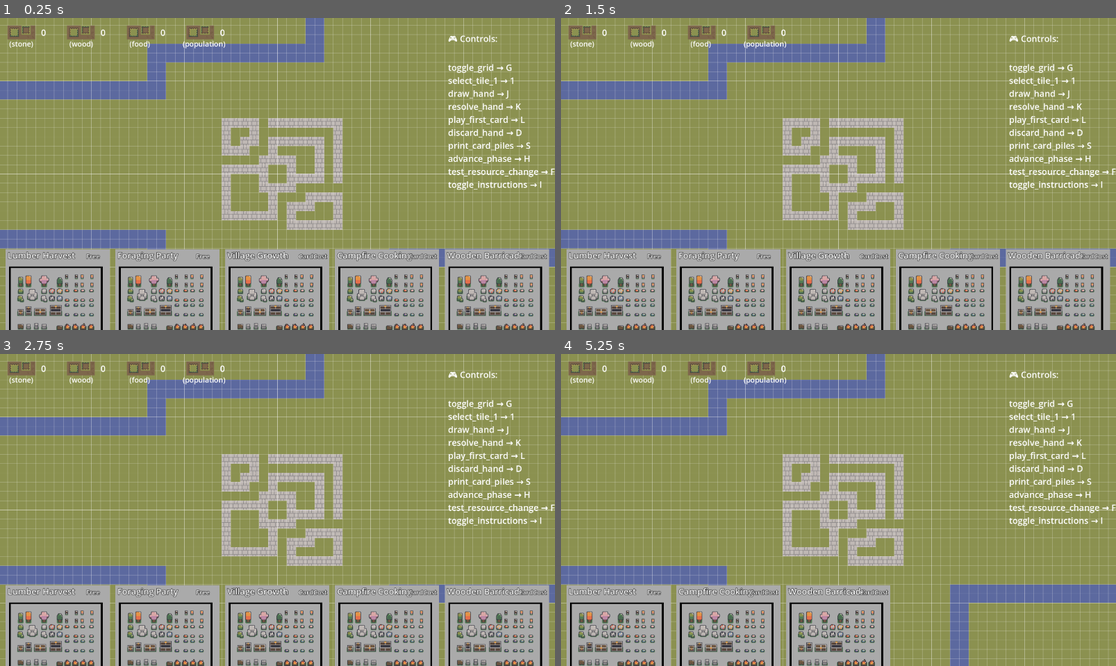
Above: before the commit, frames 1-4 (two rows, left to right).
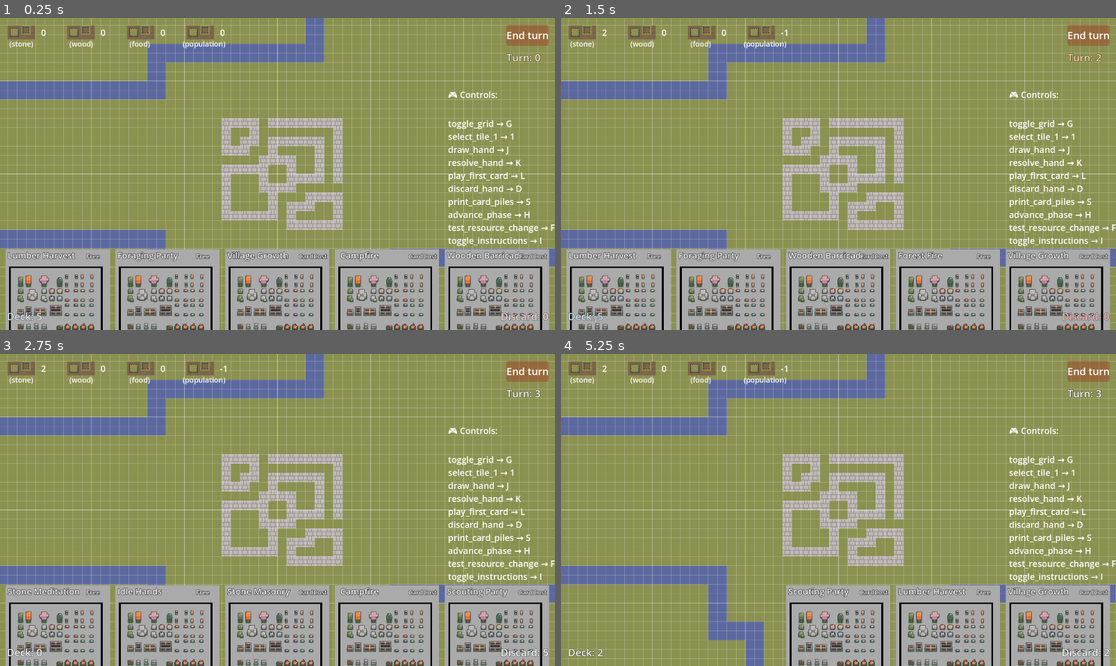
Above: after the commit, the same moments.

Repository: DawoodBhatti/wanna-jam-2025
Game: Godot game, scene res://scenes + scripts/main.tscn
Two runs of this game, one before a commit and one after it. Both use one fixed random seed, a clock stepped at 60 frames per second and the inputs below.
Inputs (mouse positions are in pixels of both pictures, inside the frame that each line leads up to):
- Up to frame 1 (0.25 s): no input
- Up to frame 2 (1.5 s): click (1088, 36) at 0.5 s, where only the run after the commit has a clickable "End turn"; click (1088, 36) at 1.25 s, where only the run after the commit has a clickable "End turn"
- Up to frame 3 (2.75 s): click (527, 372) at 2 s, where only the run after the commit has a clickable "End turn"
- Up to frame 4 (5.25 s): tap Enter at 2.75, 4.25 s; drag from (577, 594) to (894, 441) at 2.77 s; tap Space at 3.5 s; drag from (683, 594) to (810, 572) at 3.52 s; move the mouse to (577, 594) at 4.27 s; tap J (draw_hand) at 4.35 s; click (577, 594) at 4.42 s; tap L (play_first_card) at 4.55 s; drag from (683, 594) to (672, 463) at 5.02 s

The runs differ from the first frame. In frame 1, 3.5% of the frame differs, in the area x 1-100%, y 2-98%; in frame 2, 4.0%; in frame 3, 4.3%; in frame 4, 23%, in the area x 1-100%, y 2-100%.

Commit message:
added hud info

Diff:
--- a/project.godot
+++ b/project.godot
@@ -18,11 +18,13 @@
 
 Gamestate="*res://singletons/game_state.gd"
 Resources="*res://singletons/resources.gd"
+Debug="*res://singletons/debug.gd"
 
 [display]
 
 window/size/viewport_width=1920
 window/size/viewport_height=1080
+window/size/mode=2
 
 [input]
 
--- a/scenes + scripts/CardTemplate/border_shader.gdshader
+++ b/scenes + scripts/CardTemplate/border_shader.gdshader
@@ -2,13 +2,16 @@
 
 uniform float border_size = 0.02; // relative to UV space
 uniform vec4 border_color : source_color = vec4(0.0, 0.0, 0.0, 0.4);
+uniform float fade : hint_range(0.0, 1.0) = 1.0; // 🔹 new fade control
 
 void fragment() {
 	vec2 uv = UV;
 	if (uv.x < border_size || uv.x > 1.0 - border_size ||
 	    uv.y < border_size || uv.y > 1.0 - border_size) {
 		COLOR = border_color;
+		COLOR.a *= fade; // apply fade to border
 	} else {
 		COLOR = texture(TEXTURE, uv);
+		COLOR.a *= fade; // apply fade to main texture
 	}
 }
--- a/scenes + scripts/CardTemplate/card_template.gd
+++ b/scenes + scripts/CardTemplate/card_template.gd
@@ -1,17 +1,12 @@
 extends Control
-
-#this script is a template for individual cards
-#it specifies the contents of the card (such as title, cost, etc)
-#and describes the movements and behaviour also
 
 signal card_clicked(card_data: Dictionary)
 
 var card_data: Dictionary
-var hover_offset := Vector2(0, -200)
-var original_position := Vector2.ZERO
-var tween: Tween  # created via create_tween()
+var hover_offset: Vector2 = Vector2(0, -200)
+var original_position: Vector2 = Vector2.ZERO
+var tween: Tween
 var interactable: bool = true
-
 
 func _ready() -> void:
 	original_position = position
@@ -19,7 +14,6 @@
 	connect("mouse_entered", Callable(self, "_on_mouse_entered"))
 	connect("mouse_exited", Callable(self, "_on_mouse_exited"))
 	connect("gui_input", Callable(self, "_on_gui_input"))
-
 
 func populate(data: Dictionary) -> void:
 	card_data = data
@@ -33,46 +27,78 @@
 		else:
 			$CardCost.text = str(data.cost) + " Cost"
 
-
 	if data.has("image_path"):
 		if data.image_path != "":
-			var tex := load(data.image_path)
+			var tex: Resource = load(data.image_path)
 			if tex is Texture2D:
 				$CardImage.texture = tex
 
+	# Ensure the material is unique per instance (prevents cross-card fading)
+	if $CardImage.material is ShaderMaterial:
+		var sm: ShaderMaterial = $CardImage.material
+		$CardImage.material = sm.duplicate(true)
+
 	print("Card populated:", data.name)
 
-
-func _on_mouse_entered():
+func _on_mouse_entered() -> void:
 	if tween:
 		tween.kill()
 	tween = create_tween()
 	tween.tween_property(self, "position", original_position + hover_offset, 0.5)
 	z_index = 1
 
-
-func _on_mouse_exited():
+func _on_mouse_exited() -> void:
 	if tween:
 		tween.kill()
 	tween = create_tween()
 	tween.tween_property(self, "position", original_position, 0.5)
 	z_index = 0
 
-
 func _on_gui_input(event: InputEvent) -> void:
 	if not interactable:
 		return
-	if event is InputEventMouseButton and event.pressed and event.button_index == MOUSE_BUTTON_LEFT:
-		print("Card clicked:", card_data.name)
-		emit_signal("card_clicked", card_data)
-
+	if event is InputEventMouseButton:
+		var mb: InputEventMouseButton = event
+		if mb.pressed and mb.button_index == MOUSE_BUTTON_LEFT:
+			print("Card clicked:", card_data.name)
+			emit_signal("card_clicked", card_data)
 
 func set_interactable(value: bool) -> void:
 	interactable = value
-	# Visual feedback and input gating
 	if interactable:
 		mouse_filter = Control.MOUSE_FILTER_PASS
 		modulate = Color(1, 1, 1)
 	else:
 		mouse_filter = Control.MOUSE_FILTER_IGNORE
 		modulate = Color(0.8, 0.8, 0.8)
+
+func fade_out(duration: float = 0.4) -> void:
+	set_interactable(false)
+	mouse_filter = Control.MOUSE_FILTER_IGNORE
+
+	var ft: Tween = create_tween()
+
+	# Fade entire Control
+	ft.tween_property(self, "modulate:a", 0.0, duration) \
+		.set_trans(Tween.TRANS_SINE) \
+		.set_ease(Tween.EASE_OUT)
+
+	# Fade shader uniform (assumes your shader has: uniform float fade = 1.0;)
+	var mat: Material = $CardImage.material
+	if mat is ShaderMaterial:
+		var sm: ShaderMaterial = mat
+		var start_fade: float = 1.0
+		# Try to read current value if present; if not, start from 1.0
+		var current : float = sm.get_shader_parameter("fade")
+		if typeof(current) == TYPE_FLOAT:
+			start_fade = float(current)
+
+		ft.parallel().tween_method(
+			func(v: float) -> void:
+				if is_instance_valid(sm):
+					sm.set_shader_parameter("fade", v),
+			start_fade, 0.0, duration
+		).set_trans(Tween.TRANS_SINE) \
+		.set_ease(Tween.EASE_OUT)
+
+	ft.tween_callback(Callable(self, "queue_free"))
--- a/scenes + scripts/CardTemplate/card_template.tscn
+++ b/scenes + scripts/CardTemplate/card_template.tscn
@@ -10,6 +10,7 @@
 shader = ExtResource("2_805uf")
 shader_parameter/border_size = 0.02
 shader_parameter/border_color = Color(0, 0, 0, 1)
+shader_parameter/fade = 1.0
 
 [node name="CardTemplate" type="Control"]
 layout_mode = 3
--- a/scenes + scripts/DeckManager/deck.gd
+++ b/scenes + scripts/DeckManager/deck.gd
@@ -76,7 +76,7 @@
 	},
 
 	{
-		"name": "Campfire Cooking",
+		"name": "Campfire",
 		"description": "Spend 2 wood to gain 3 food.",
 		"cost": { "wood": 2 },
 		"image_path": "",
--- a/scenes + scripts/HUD/discard_pile.gd
+++ b/scenes + scripts/HUD/discard_pile.gd
@@ -1,14 +1,24 @@
-extends Control
+extends Label
 
 @onready var game_state := get_node("/root/Gamestate")
+@onready var tween := create_tween()
 
 func _ready() -> void:
 	game_state.connect("piles_changed", Callable(self, "_on_piles_changed"))
 
+	# Outline styling
+	var font := ThemeDB.fallback_font
+	add_theme_font_override("font", font)
+	add_theme_constant_override("outline_size", 3)
+	add_theme_color_override("font_outline_color", Color.BLACK)
+	add_theme_color_override("font_color", Color.WHITE)
+
 func _on_piles_changed(_deck_size: int, _hand_size: int, discard_size: int) -> void:
-	if discard_size <= 0:
-		print("nothing in discard pile")
-		visible = false
-	else:
-		print(str(discard_size) + " cards in discard pile")
-		visible = true
+	text = "Discard: " + str(discard_size)
+	visible = true
+
+	# Flash red
+	add_theme_color_override("font_color", Color("#ff4444"))
+	tween.kill()
+	tween = create_tween()
+	tween.tween_property(self, "theme_override_colors/font_color", Color.WHITE, 0.4).set_trans(Tween.TRANS_SINE).set_ease(Tween.EASE_OUT)
--- a/scenes + scripts/HUD/draw_pile.gd
+++ b/scenes + scripts/HUD/draw_pile.gd
@@ -1,14 +1,24 @@
-extends Control
+extends Label
 
 @onready var game_state := get_node("/root/Gamestate")
+@onready var tween := create_tween()
 
 func _ready() -> void:
 	game_state.connect("piles_changed", Callable(self, "_on_piles_changed"))
 
+	# Outline styling
+	var font := ThemeDB.fallback_font
+	add_theme_font_override("font", font)
+	add_theme_constant_override("outline_size", 3)
+	add_theme_color_override("font_outline_color", Color.BLACK)
+	add_theme_color_override("font_color", Color.WHITE)
+
 func _on_piles_changed(deck_size: int, _hand_size: int, _discard_size: int) -> void:
-	if deck_size <= 0:
-		print("nothing in draw pile")
-		visible = false
-	else:
-		print(str(deck_size) + " cards in draw pile")
-		visible = true
+	text = "Deck: " + str(deck_size)
+	visible = true
+
+	# Flash light blue
+	add_theme_color_override("font_color", Color("#88ccff"))
+	tween.kill()
+	tween = create_tween()
+	tween.tween_property(self, "theme_override_colors/font_color", Color.WHITE, 0.4).set_trans(Tween.TRANS_SINE).set_ease(Tween.EASE_OUT)
--- a/scenes + scripts/HUD/hand_display.gd
+++ b/scenes + scripts/HUD/hand_display.gd
@@ -1,4 +1,3 @@
-# HandDisplay.gd
 extends Control
 
 # Responsible for rendering the current hand based on signals
@@ -11,8 +10,12 @@
 var accepting_input: bool = true  # simple guard to avoid double plays
 
 func _ready() -> void:
+	# Listen to when the hand is drawn (replace all cards)
 	game_state.connect("hand_drawn", Callable(self, "_on_hand_drawn"))
+	# Listen to when the play phase changes (disable/enable interaction)
 	game_state.connect("play_phase_state_changed", Callable(self, "_on_play_phase_state_changed"))
+	# 🔹 NEW: Listen for played cards so we can fade/remove them
+	game_state.connect("card_played", Callable(self, "_on_card_played"))
 
 func _on_hand_drawn(hand: Array) -> void:
 	# Clear previous cards
@@ -52,3 +55,11 @@
 				child.mouse_filter = Control.MOUSE_FILTER_PASS
 			else:
 				child.mouse_filter = Control.MOUSE_FILTER_IGNORE
+
+# 🔹 NEW: Fades and removes the card that was just played
+func _on_card_played(card_data: Dictionary) -> void:
+	for child in get_children():
+		# Compare by dictionary reference – not value – so don’t duplicate card_data anywhere
+		if child.has_method("fade_out") and child.card_data == card_data:
+			child.fade_out()
+			break
--- a/scenes + scripts/HUD/hud.gd
+++ b/scenes + scripts/HUD/hud.gd
@@ -12,6 +12,7 @@
 @onready var discard_display := $DiscardPile
 @onready var deck_manager := get_node("/root/main/DeckManager")
 @onready var game_state := get_node("/root/Gamestate")  # Autoload singleton
+@onready var end_turn_button: Button = $EndTurn   # End Turn UI button
 
 
 func _ready() -> void:
@@ -21,8 +22,17 @@
 	Resources.food_changed.connect(_on_food_changed)
 	Resources.pop_changed.connect(_on_pop_changed)
 
+	# Wire up End Turn button
+	end_turn_button.connect("pressed", Callable(self, "_on_end_turn_pressed"))
+	_apply_end_turn_button_style()
+
+	# React to phase changes to show/enable button during Play phase only
+	if game_state:
+		game_state.connect("phase_changed", Callable(self, "_on_phase_changed"))
+
 	# Draw initial values
 	_refresh_all()
+
 
 func _refresh_all() -> void:
 	stone_label.text = str(Resources.stone_count)
@@ -30,14 +40,78 @@
 	food_label.text  = str(Resources.food_count)
 	pop_label.text   = str(Resources.pop_count)
 
+
 func _on_stone_changed(_amount: int) -> void:
 	stone_label.text = str(Resources.stone_count)
+
 
 func _on_wood_changed(_amount: int) -> void:
 	wood_label.text = str(Resources.wood_count)
 
+
 func _on_food_changed(_amount: int) -> void:
 	food_label.text = str(Resources.food_count)
 
+
 func _on_pop_changed(_amount: int) -> void:
 	pop_label.text = str(Resources.pop_count)
+
+
+func _on_end_turn_pressed() -> void:
+	# Tell GameState to move on from Play; prefer owned logic if available
+	if game_state and game_state.has_method("advance_phase"):
+		game_state.advance_phase()
+	else:
+		# Fallback: emit intention (if your flow listens for this)
+		if game_state and game_state.has_signal("play_phase_ended"):
+			game_state.emit_signal("play_phase_ended")
+
+
+func _on_phase_changed(new_phase: String) -> void:
+	# Only show/enable End Turn during the Play phase
+	var is_play := (new_phase == "Play")
+	end_turn_button.visible = is_play
+	end_turn_button.disabled = not is_play
+
+
+func _apply_end_turn_button_style() -> void:
+	end_turn_button.theme = null  # break from parent theme
+
+	# Colors
+	var red_bg := Color("#aa000746")      # deep red background
+	var red_text := Color("#aa0007e3")    # brighter red for hover/pressed text
+	var grey_bg := Color("#dddddd")       # light grey background
+	var faded_red := Color("#55002323")   # disabled background
+
+	# Normal: red background
+	var normal := StyleBoxFlat.new()
+	normal.bg_color = red_bg
+	normal.corner_radius_top_left = 8
+	normal.corner_radius_top_right = 8
+	normal.corner_radius_bottom_left = 8
+	normal.corner_radius_bottom_right = 8
+
+	# Hover + Pressed: grey background
+	var hover := normal.duplicate()
+	hover.bg_color = grey_bg
+
+	var pressed := normal.duplicate()
+	pressed.bg_color = grey_bg
+
+	# Disabled: faded red background
+	var disabled := normal.duplicate()
+	disabled.bg_color = faded_red
+
+	end_turn_button.add_theme_stylebox_override("normal", normal)
+	end_turn_button.add_theme_stylebox_override("hover", hover)
+	end_turn_button.add_theme_stylebox_override("pressed", pressed)
+	end_turn_button.add_theme_stylebox_override("disabled", disabled)
+
+	# Assign font so per-state colors are respected
+	end_turn_button.add_theme_font_override("font", ThemeDB.fallback_font)
+
+	# Font colors
+	end_turn_button.add_theme_color_override("font_color", Color.WHITE)         # normal: white text on red
+	end_turn_button.add_theme_color_override("font_hover_color", red_text)      # hover: bright red text on grey
+	end_turn_button.add_theme_color_override("font_pressed_color", red_text)    # pressed: bright red text on grey
+	end_turn_button.add_theme_color_override("font_disabled_color", Color(1, 1, 1, 0.5))  # faded white
--- a/scenes + scripts/HUD/hud.tscn
+++ b/scenes + scripts/HUD/hud.tscn
@@ -7,6 +7,10 @@
 [ext_resource type="Script" uid="uid://bl8wgbcjrsla7" path="res://scenes + scripts/HUD/instructions.gd" id="5_58rnq"]
 [ext_resource type="Script" uid="uid://dh7m55h51dvxu" path="res://scenes + scripts/HUD/draw_pile.gd" id="5_ra8vo"]
 [ext_resource type="Script" uid="uid://bnoxxb1vb7bxp" path="res://scenes + scripts/HUD/discard_pile.gd" id="6_ra8vo"]
+[ext_resource type="Script" uid="uid://cwvi4nwn1ny8l" path="res://scenes + scripts/HUD/turn_display.gd" id="8_lepeq"]
+
+[sub_resource type="StyleBoxFlat" id="StyleBoxFlat_63m42"]
+bg_color = Color(0.666667, 0, 0.027451, 0.890196)
 
 [node name="HUD" type="CanvasLayer"]
 script = ExtResource("1_k4j4e")
@@ -102,13 +106,16 @@
 
 [node name="Instructions" type="Label" parent="."]
 unique_name_in_owner = true
-anchors_preset = 1
+anchors_preset = 6
 anchor_left = 1.0
+anchor_top = 0.5
 anchor_right = 1.0
+anchor_bottom = 0.5
 offset_left = -327.0
-offset_top = 50.0
-offset_bottom = 182.0
+offset_top = -66.0
+offset_bottom = 66.0
 grow_horizontal = 0
+grow_vertical = 2
 theme_override_font_sizes/font_size = 30
 text = "hi :)
 i've got lots to share :))
@@ -133,25 +140,58 @@
 script = ExtResource("4_k4j4e")
 card_template_scene = ExtResource("5_52xwl")
 
-[node name="DrawPile" type="Control" parent="."]
-layout_mode = 3
+[node name="DrawPile" type="Label" parent="."]
 anchors_preset = 2
 anchor_top = 1.0
 anchor_bottom = 1.0
-offset_top = -272.0
-offset_right = 336.0
+offset_left = 24.0
+offset_top = -72.0
+offset_right = 142.0
+offset_bottom = -23.0
 grow_vertical = 0
+theme_override_font_sizes/font_size = 35
+text = "deck: 0"
 script = ExtResource("5_ra8vo")
 
-[node name="DiscardPile" type="Control" parent="."]
-layout_mode = 3
+[node name="DiscardPile" type="Label" parent="."]
 anchors_preset = 3
 anchor_left = 1.0
 anchor_top = 1.0
 anchor_right = 1.0
 anchor_bottom = 1.0
-offset_left = -336.0
-offset_top = -272.0
+offset_left = -184.0
+offset_top = -72.0
+offset_right = -22.0
+offset_bottom = -23.0
 grow_horizontal = 0
 grow_vertical = 0
+theme_override_font_sizes/font_size = 35
+text = "discard: 0"
 script = ExtResource("6_ra8vo")
+
+[node name="EndTurn" type="Button" parent="."]
+anchors_preset = 1
+anchor_left = 1.0
+anchor_right = 1.0
+offset_left = -168.0
+offset_top = 24.0
+offset_right = -22.0
+offset_bottom = 96.0
+grow_horizontal = 0
+theme_override_constants/outline_size = 0
+theme_override_font_sizes/font_size = 35
+theme_override_styles/normal = SubResource("StyleBoxFlat_63m42")
+text = "End turn"
+
+[node name="TurnDisplay" type="Label" parent="."]
+anchors_preset = 1
+anchor_left = 1.0
+anchor_right = 1.0
+offset_left = -168.0
+offset_top = 112.0
+offset_right = -50.0
+offset_bottom = 161.0
+grow_horizontal = 0
+theme_override_font_sizes/font_size = 35
+text = "Turn: 0"
+script = ExtResource("8_lepeq")
--- /dev/null
+++ b/scenes + scripts/HUD/turn_display.gd
@@ -0,0 +1,39 @@
+extends Label
+
+@onready var game_state: GameState = get_node("/root/Gamestate")
+var tween: Tween
+
+func _ready() -> void:
+	# Listen for turn number changes
+	game_state.connect("turn_ended", Callable(self, "_on_turn_ended"))
+	game_state.connect("game_started", Callable(self, "_on_game_started"))
+
+	# Basic styling (match DrawPile)
+	var font := ThemeDB.fallback_font
+	add_theme_font_override("font", font)
+	add_theme_constant_override("outline_size", 3)
+	add_theme_color_override("font_outline_color", Color.BLACK)
+	add_theme_color_override("font_color", Color.WHITE)
+
+func _on_game_started() -> void:
+	_update_turn_label(game_state.current_turn)
+
+func _on_turn_ended(turn_number: int) -> void:
+	# turn_number is the one that just ended, so display the *next* turn
+	_update_turn_label(turn_number + 1)
+
+func _update_turn_label(turn_number: int) -> void:
+	text = "Turn: " + str(turn_number)
+	visible = true
+
+	# Flash orange
+	add_theme_color_override("font_color", Color("#ff9900"))  # bright orange
+	if tween:
+		tween.kill()
+	tween = create_tween()
+	tween.tween_property(
+		self,
+		"theme_override_colors/font_color",
+		Color.WHITE,
+		0.4
+	).set_trans(Tween.TRANS_SINE).set_ease(Tween.EASE_OUT)
--- /dev/null
+++ b/singletons/debug.gd
@@ -0,0 +1,115 @@
+# res://debug/DebugInput.gd
+extends Node
+# Centralized hotkeys for dev/debug. Safe-guards and null checks throughout.
+
+@export var enabled: bool = true  # flip off to silence all debug input
+
+@onready var game_state: Node      = get_node_or_null("/root/Gamestate")
+@onready var resources: Node       = get_node_or_null("/root/Resources")
+@onready var hud: Node             = get_node_or_null("/root/main/HUD")
+@onready var deck_manager: Node    = get_node_or_null("/root/main/DeckManager")
+
+func _ready() -> void:
+	print("[DebugInput] Ready (enabled=%s)" % str(enabled))
+
+func _unhandled_input(event: InputEvent) -> void:
+	if not enabled:
+		return
+	if not event.is_pressed():
+		return
+
+	# --- Hand & phase controls ---
+	if Input.is_action_just_pressed("draw_hand"):
+		if game_state and game_state.has_method("draw_cards"):
+			game_state.draw_cards(5)
+			print("[Debug] draw_hand -> drew 5")
+		return
+
+	if Input.is_action_just_pressed("resolve_hand"):
+		if game_state and game_state.has_method("resolve_hand"):
+			game_state.resolve_hand()
+			print("[Debug] resolve_hand -> resolving")
+		return
+
+	if Input.is_action_just_pressed("advance_phase"):
+		if game_state and game_state.has_method("advance_phase"):
+			game_state.advance_phase()
+			print("[Debug] advance_phase -> advancing")
+		return
+
+	if Input.is_action_just_pressed("play_first_card"):
+		if game_state and ("hand" in game_state):
+			var valid_hand := false
+			if game_state.hand is Array:
+				if game_state.hand.size() > 0:
+					valid_hand = true
+			if valid_hand:
+				var card_data = game_state.hand[0]
+				if game_state.has_method("request_play_card"):
+					game_state.request_play_card(card_data)
+					print("[Debug] play_first_card -> requested index 0")
+			else:
+				print("[Debug] play_first_card -> no cards in hand")
+		return
+
+	if Input.is_action_just_pressed("discard_hand"):
+		if game_state and game_state.has_method("discard_hand"):
+			game_state.discard_hand()
+			print("[Debug] discard_hand -> discarded")
+		else:
+			print("[Debug] discard_hand -> method missing on GameState")
+		return
+
+	# --- Introspection / logging ---
+	if Input.is_action_just_pressed("print_card_piles"):
+		if game_state:
+			var deck_size := -1
+			var hand_size := -1
+			var discard_size := -1
+
+			if ("deck" in game_state) and (game_state.deck is Array):
+				deck_size = game_state.deck.size()
+
+			if ("hand" in game_state) and (game_state.hand is Array):
+				hand_size = game_state.hand.size()
+
+			if ("discard_pile" in game_state) and (game_state.discard_pile is Array):
+				discard_size = game_state.discard_pile.size()
+
+			print("[Piles] deck=%s hand=%s discard=%s" % [deck_size, hand_size, discard_size])
+		return
+
+	# --- Quick resource poke ---
+	if Input.is_action_just_pressed("test_resource_change"):
+		if resources:
+			if resources.has_method("add_wood"):
+				resources.add_wood(1)
+			if resources.has_method("add_food"):
+				resources.add_food(1)
+			if resources.has_method("add_stone"):
+				resources.add_stone(1)
+			if resources.has_method("add_pop"):
+				resources.add_pop(1)
+			print("[Debug] test_resource_change -> +1 to all available")
+		return
+
+	# --- UI / overlay toggles (adjust paths as needed) ---
+	if Input.is_action_just_pressed("toggle_grid"):
+		var grid := get_node_or_null("/root/main/Tiles/GridOverlay")
+		if grid:
+			grid.visible = not grid.visible
+			var state := "off"
+			if grid.visible:
+				state = "on"
+			print("[Debug] toggle_grid -> %s" % state)
+		return
+
+	if Input.is_action_just_pressed("toggle_instructions"):
+		var instructions := get_node_or_null("/root/main/HUD/Instructions")
+		if instructions:
+			instructions.visible = not instructions.visible
+			var state2 := "off"
+			if instructions.visible:
+				state2 = "on"
+			print("[Debug] toggle_instructions -> %s" % state2)
+		return
--- a/singletons/game_state.gd
+++ b/singletons/game_state.gd
@@ -1,59 +1,65 @@
 extends Node
 class_name GameState
 
-
 # --- Signals ---
-# Macro: Turn/phase management
 signal game_started
 signal turn_ended(turn_number : int)
 signal phase_changed(new_phase : String)
 signal play_phase_ended
-
-
-# Micro: Card system
-signal hand_drawn(cards : Array)
+signal hand_drawn(cards : Array)  # consider renaming to hand_updated
 signal card_played(card_data : Dictionary)
 signal play_phase_state_changed(state : String)
 signal piles_changed(deck_size : int, hand_size : int, discard_size : int)
-
 
 # --- Card Data ---
 var deck: Array = []
 var hand: Array = []
 var discard_pile: Array = []
 
-
 # --- Game State ---
-var game_running: bool = false
 var current_turn: int = 0
 var current_phase: String = "None"
 var play_phase_state: String = "Idle"
 
 func _ready() -> void:
 	print("[GameState] Ready")
+	connect("play_phase_ended", Callable(self, "_on_play_phase_ended"))
 	call_deferred("start_game")
 
 # --- Turn control ---
 func start_game() -> void:
-	game_running = true
-	current_turn = 1
+	current_turn = 0
 	current_phase = "Play"
 	play_phase_state = "Idle"
 	call_deferred("_emit_game_started")
-
 
 func _emit_game_started() -> void:
 	emit_signal("game_started")
 	emit_signal("phase_changed", current_phase)
 	emit_signal("play_phase_state_changed", play_phase_state)
-	emit_signal("piles_changed", deck.size(), hand.size(), discard_pile.size())
+	_broadcast_piles()
 
+func advance_phase() -> void:
+	if current_phase == "Play":
+		print("[GameState] Advancing from Play → Tile Effects")
+		resolve_hand()
+		current_phase = "Tile Effects"
+		emit_signal("phase_changed", current_phase)
+	elif current_phase == "Tile Effects":
+		print("[GameState] Advancing from Tile Effects → Play (next turn)")
+		current_turn += 1
+		emit_signal("turn_ended", current_turn - 1)
+		current_phase = "Play"
+		emit_signal("phase_changed", current_phase)
+
+func _on_play_phase_ended() -> void:
+	print("[GameState] Play phase ended — advancing phase")
+	advance_phase()
 
 # --- Card pile manipulation ---
 func shuffle_deck() -> void:
 	deck.shuffle()
 	_broadcast_piles()
-
 
 func draw_cards(count: int) -> void:
 	set_play_phase_state("Drawing")
@@ -67,14 +73,11 @@
 			deck.shuffle()
 		var card = deck.pop_front()
 		hand.append(card)
-	emit_signal("hand_drawn", hand)
+	emit_signal("hand_drawn", hand)  # ✅ correct usage
 	_broadcast_piles()
 	set_play_phase_state("Idle")
 
-
 func request_play_card(card: Dictionary) -> void:
-	# Entry point for UI/other systems to request a play.
-	# Validates game phase/state and membership in hand.
 	if current_phase != "Play":
 		print("[Card] Play rejected: not in Play phase")
 		return
@@ -84,21 +87,22 @@
 	if not hand.has(card):
 		print("[Card] Play rejected: card not in hand: ", card.get("name", "Unknown"))
 		return
-	# Optional affordability checks can go here later.
-	play_card(card)  # use your existing method
+	play_card(card)
 
 
 func play_card(card: Dictionary) -> void:
-	# Existing method, kept as-is but now only called through request_play_card
 	set_play_phase_state("Playing")
+
 	if card.has("on_play"):
 		card["on_play"].call()
-	emit_signal("card_played", card)
+
+	emit_signal("card_played", card)  # 🔹 UI will handle visuals
 	print("Played card: ", card.name)
+
 	discard_pile.append(card)
 	hand.erase(card)
-	emit_signal("hand_drawn", hand)
 	_broadcast_piles()
+
 	set_play_phase_state("Idle")
 
 
@@ -109,16 +113,13 @@
 			card["on_end"].call()
 		discard_pile.append(card)
 	hand.clear()
-	emit_signal("hand_drawn", hand)
 	_broadcast_piles()
 	set_play_phase_state("Idle")
-
 
 # --- Utility ---
 func _broadcast_piles() -> void:
 	emit_signal("piles_changed", deck.size(), hand.size(), discard_pile.size())
 
-
 func set_play_phase_state(state: String) -> void:
 	play_phase_state = state
 	emit_signal("play_phase_state_changed", state)
Not shown: 1 places in scenes + scripts/HUD/hud.tscn that only renumber resources
Not shown, added: scenes + scripts/HUD/turn_display.gd.uid
Not shown, added: singletons/debug.gd.uid
